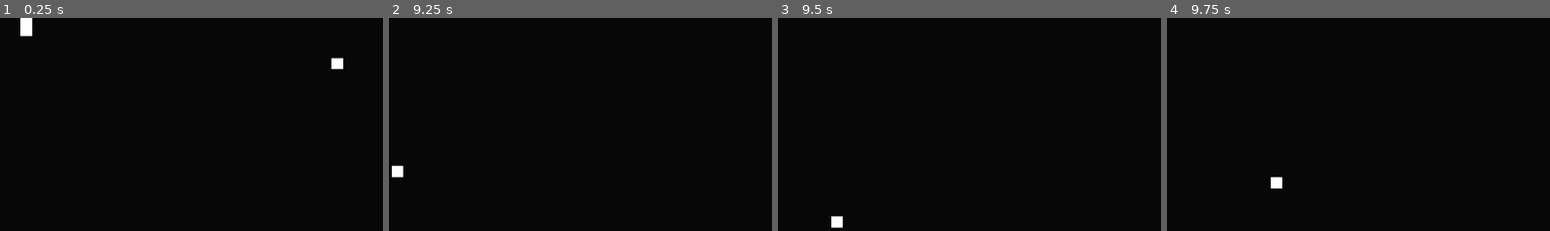
Above: before the commit, frames 1-4 (left to right).
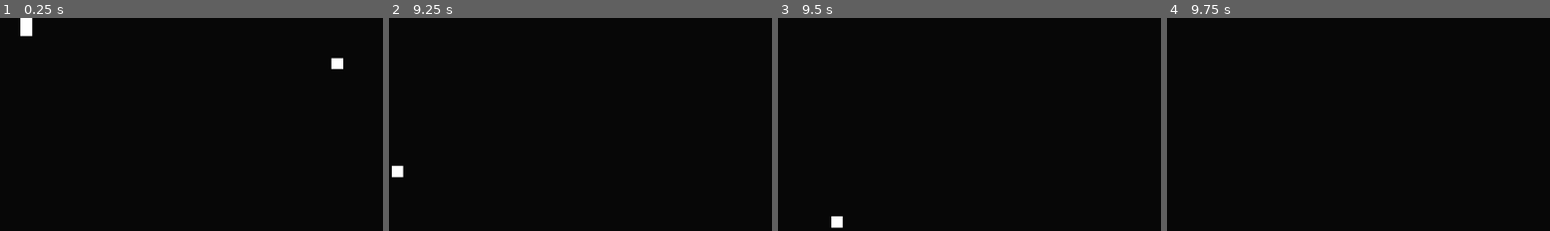
Above: after the commit, the same moments.

Repository: ManancialGD/PongScale
Game: Godot game, scene res://Scenes/pong.tscn
Two runs of this game, one before a commit and one after it. Both use one fixed random seed, a clock stepped at 60 frames per second and the inputs below.
Inputs:
- Up to frame 1 (0.25 s): no input
- Up to frame 2 (9.25 s): hold D (WalkRight) 0.53-2.03 s; tap Space (Jump) at 0.77, 1.52, 3.02, 3.77, 4.52, 6.02, 6.77, 7.52, 8.75, 9.02 s; hold A (WalkLeft) 2.03-2.78 s; hold D (WalkRight) 2.78-4.28 s; hold A (WalkLeft) 4.28-5.03 s; hold D (WalkRight) 5.03-5.78 s; hold A (WalkLeft) 5.78-7.28 s; tap Enter at 7.25 s; hold D (WalkRight) from 7.28 s (still down)
- Up to frame 3 (9.5 s): keep holding D (WalkRight)
- Up to frame 4 (9.75 s): release D (WalkRight) at 9.53 s; hold A (WalkLeft) from 9.53 s (still down)
The pictures show only the part of the screen within x 0-50%, y 50-100%; the shares and areas given below are measured in that part.

Frames 1-3 are identical in both runs. In frame 4, 0.2% of the frame differs, in the area x 27-31%, y 74-81%.

Commit message:
Pause game signal and collision temp disabled (not fully working)

Diff:
--- a/Scenes/pong.tscn
+++ b/Scenes/pong.tscn
@@ -1,9 +1,10 @@
-[gd_scene load_steps=11 format=3 uid="uid://1k8rq1y0l6e"]
+[gd_scene load_steps=12 format=3 uid="uid://1k8rq1y0l6e"]
 
 [ext_resource type="PackedScene" uid="uid://b01jvrmfswub4" path="res://Scenes/player_pong.tscn" id="1_r5oe5"]
 [ext_resource type="PackedScene" uid="uid://bcnyciepu2ri2" path="res://Scenes/bot_pong.tscn" id="2_ii0o4"]
 [ext_resource type="PackedScene" uid="uid://714j7shnwnqc" path="res://Scenes/pong_ball.tscn" id="3_6ox4d"]
 [ext_resource type="Script" path="res://Scripts/pong_score.gd" id="4_htejd"]
+[ext_resource type="Script" path="res://Scripts/game_manager.gd" id="5_iy404"]
 
 [sub_resource type="CanvasItemMaterial" id="CanvasItemMaterial_n2r3s"]
 blend_mode = 3
@@ -39,13 +40,17 @@
 offset_right = 586.0
 offset_bottom = 334.0
 
-[node name="Player" parent="Camera2D" instance=ExtResource("1_r5oe5")]
-position = Vector2(-537, -8)
-
 [node name="Bot" parent="Camera2D" instance=ExtResource("2_ii0o4")]
 position = Vector2(544, 0)
 
 [node name="Ball" parent="Camera2D" instance=ExtResource("3_6ox4d")]
+
+[node name="Collision" type="Timer" parent="Camera2D/Ball"]
+wait_time = 0.4
+one_shot = true
+
+[node name="Player" parent="Camera2D" instance=ExtResource("1_r5oe5")]
+position = Vector2(-537, -8)
 
 [node name="Scoreboard" type="Label" parent="Camera2D"]
 offset_left = -81.0
@@ -79,3 +84,11 @@
 [node name="CollisionShape2D4" type="CollisionShape2D" parent="ViewportLimitRight"]
 position = Vector2(1154, 4)
 shape = SubResource("SegmentShape2D_bdqdi")
+
+[node name="GameManager" type="Node" parent="."]
+script = ExtResource("5_iy404")
+
+[connection signal="timeout" from="Camera2D/Ball/Collision" to="Camera2D/Ball" method="_on_collision_timeout"]
+[connection signal="pongPauseGame" from="GameManager" to="Camera2D/Bot" method="_on_game_manager_pong_pause_game"]
+[connection signal="pongPauseGame" from="GameManager" to="Camera2D/Ball" method="_on_game_manager_pong_pause_game"]
+[connection signal="pongPauseGame" from="GameManager" to="Camera2D/Player" method="_on_game_manager_pong_pause_game"]
--- a/Scripts/bot_pong.gd
+++ b/Scripts/bot_pong.gd
@@ -3,8 +3,10 @@
 const acc = 1
 const maxSpeed = 5
 @onready var Ball: CharacterBody2D = $"../Ball"
+var pause=false
 
 func _physics_process(delta: float) -> void:
+	if pause: return
 	if Ball.position.x > 60 && Ball._directions[0] == 1:
 		if Ball.position.y > position.y:
 			if velocity.y < maxSpeed: velocity.y+=acc
@@ -13,3 +15,7 @@
 	else:
 		velocity.y=0
 	move_and_collide(velocity)
+
+
+func _on_game_manager_pong_pause_game() -> void:
+	pause=true
--- /dev/null
+++ b/Scripts/game_manager.gd
@@ -0,0 +1,11 @@
+extends Node
+
+const howManyToPausePong=3
+@onready var Ball: CharacterBody2D = $"../Camera2D/Ball"
+var pongPaused=false
+signal pongPauseGame
+
+func _process(delta: float) -> void:
+	if Ball.playerColCount >= howManyToPausePong && !pongPaused:
+		emit_signal("pongPauseGame")
+		pongPaused=true
--- a/Scripts/player_pong.gd
+++ b/Scripts/player_pong.gd
@@ -1,8 +1,10 @@
 extends CharacterBody2D
 
 const movimentSpeed = 5
+var pause=false
 
 func _physics_process(delta: float) -> void:
+	if pause: return
 	var direction = Input.get_axis("Jump", "WalkDown")
 	if direction != 0:
 		velocity.y=movimentSpeed*direction
@@ -10,3 +12,7 @@
 		velocity.y=0
 
 	move_and_collide(velocity)
+
+
+func _on_game_manager_pong_pause_game() -> void:
+	pause=true
--- a/Scripts/pong_ball.gd
+++ b/Scripts/pong_ball.gd
@@ -1,21 +1,29 @@
 extends CharacterBody2D
 
 var _directions=[-1,1]
+var pause=false
 @onready var Scoreboard = $"../Scoreboard"
 @onready var wall_sound: AudioStreamPlayer2D = $WallSound
 @onready var paddle_sound: AudioStreamPlayer2D = $PaddleSound
 @onready var point_sound: AudioStreamPlayer2D = $PointSound
+@onready var ColTimer: Timer = $Collision
 
 const speed=5
+var playerColCount=0
 
 func _physics_process(delta: float) -> void:
+	if pause: return
 	for i in range(get_slide_collision_count()):
 		var collider = get_slide_collision(i).get_collider()
 		if collider.name == "ViewportLimitRight":
+			ColTimer.start()
+			$CollisionShape2D.disabled=true
 			Scoreboard.playerScore+=1
 			point_sound.play()
 			_directions[0]=-1
 		elif collider.name == "ViewportLimitLeft":
+			ColTimer.start()
+			$CollisionShape2D.disabled=true
 			Scoreboard.botScore+=1
 			point_sound.play()
 			_directions[0]=1
@@ -27,14 +35,25 @@
 			wall_sound.play()
 		elif collider.name == "Player":
 			_directions[0]=1
+			playerColCount+=1
 			paddle_sound.play()
 		elif collider.name == "Bot":
 			_directions[0]=-1
 			paddle_sound.play()
 
+	if _directions[1] == 0 && _directions[0] != 0: _directions[1] = [-1,-1].pick_random()
+
+	position.y+=speed*_directions[1]
 	position.x+=speed*_directions[0]
-	position.y+=speed*_directions[1]
 	move_and_slide()
 	#velocity.x=speed*_directions[0]
 	#velocity.y=speed*_directions[1]
 	#move_and_slide()
+
+
+func _on_game_manager_pong_pause_game() -> void:
+	pause=true
+
+
+func _on_collision_timeout() -> void:
+	$CollisionShape2D.disabled=false
